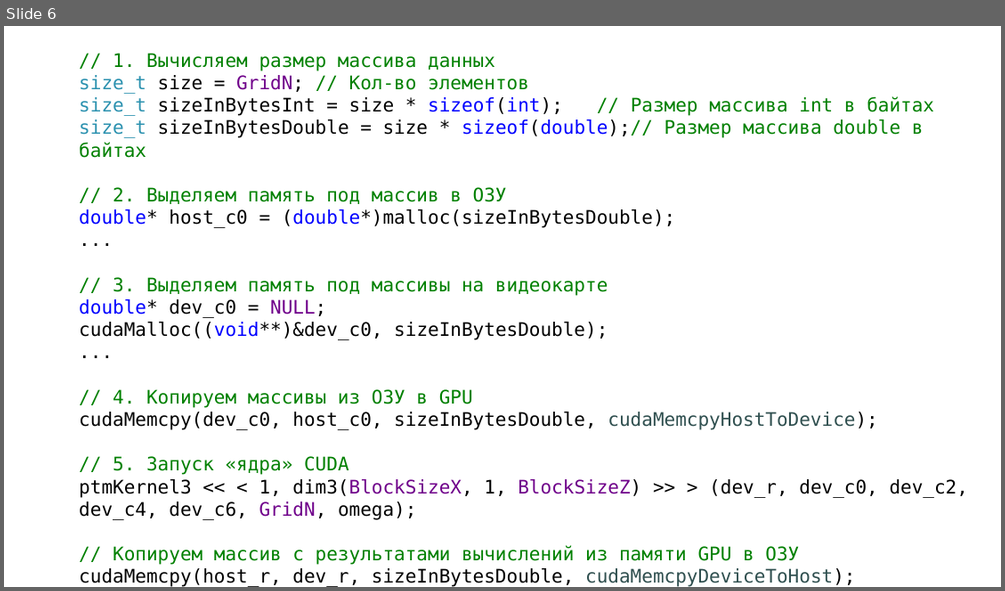
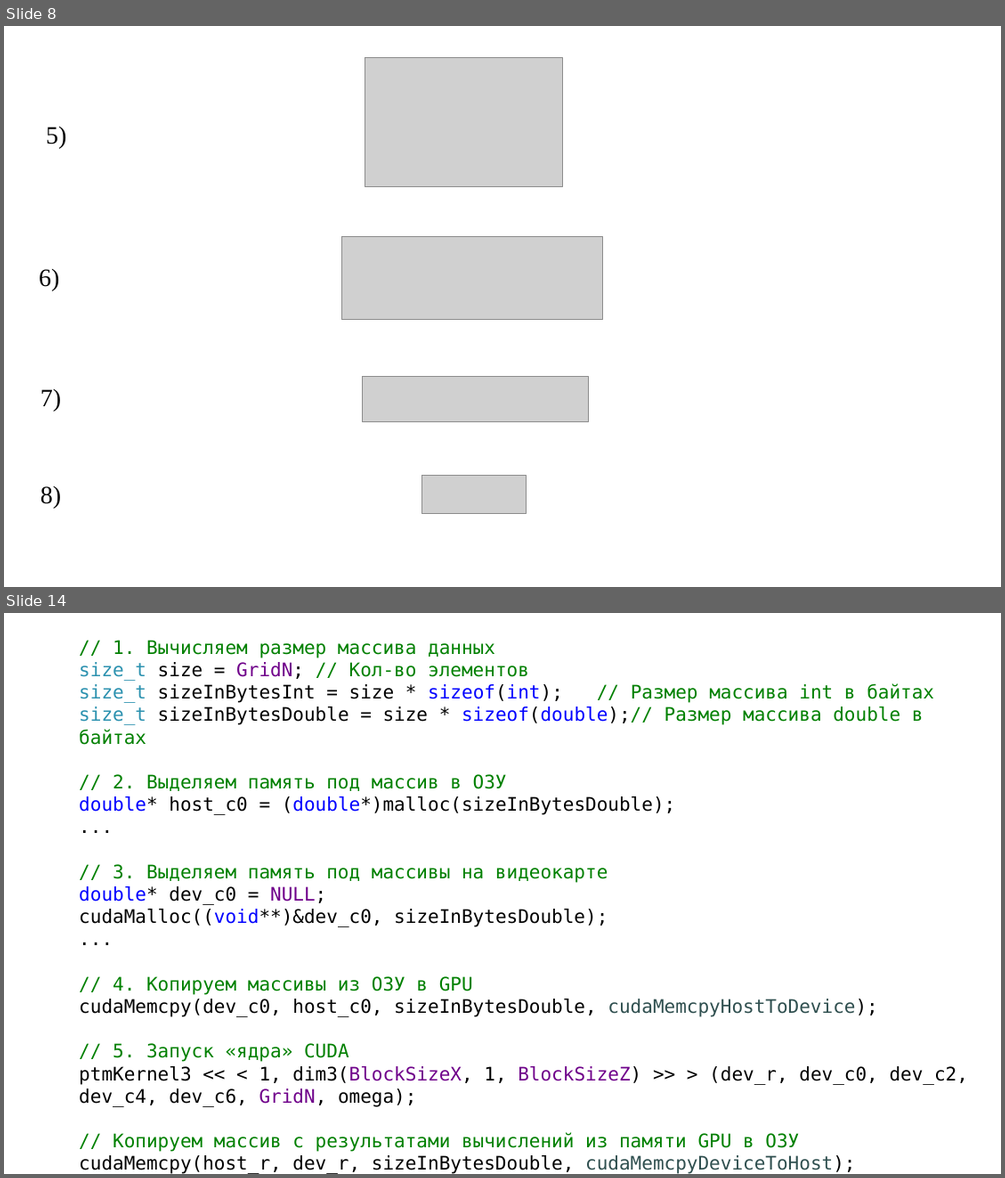
Before and after one commit to LitvinovVN/CudaLearning, a slide deck: _09_PtmConvTest/ptm conveyor.pptx. Shown one above the other, each under a label of ours: slide 6 before the commit, slides 8 and 14 after it; the slides between them are not shown. The pictures are 1005x591 and 1005x1178 pixels, drawn with LibreOffice and Linux fonts; fonts in the diff are those of the drawing; grey boxes stand for pictures. Boxes give left, top, right and bottom in pixels: in the first picture for what was removed or moved away, otherwise in the second. Text is boxed around its words. In the diff, an @@ line names an element or a change of style, - is before the commit and + after.

```diff
--- a/_09_PtmConvTest/ptm conveyor.pptx
+++ b/_09_PtmConvTest/ptm conveyor.pptx
@@ slide 8 added at <box>4,26,1001,587</box>, background #FFFFFF @@
@@ picture added at <box>365,58,563,187</box> @@
@@ text added at <box>46,127,66,148</box>, 24 pt, text #000000 @@
+5)
@@ picture added at <box>342,236,602,319</box> @@
@@ text added at <box>39,269,59,290</box>, 24 pt, text #000000 @@
+6)
@@ text added at <box>40,389,61,411</box>, 24 pt, text #000000 @@
+7)
@@ picture added at <box>362,377,588,421</box> @@
@@ picture added at <box>422,475,526,514</box> @@
@@ text added at <box>40,486,61,507</box>, 24 pt, text #000000 @@
+8)
@@ what was slide 6 is now slide 14 @@
```
Also in this commit, not shown: 1 slide changed, 7 other slides added.
